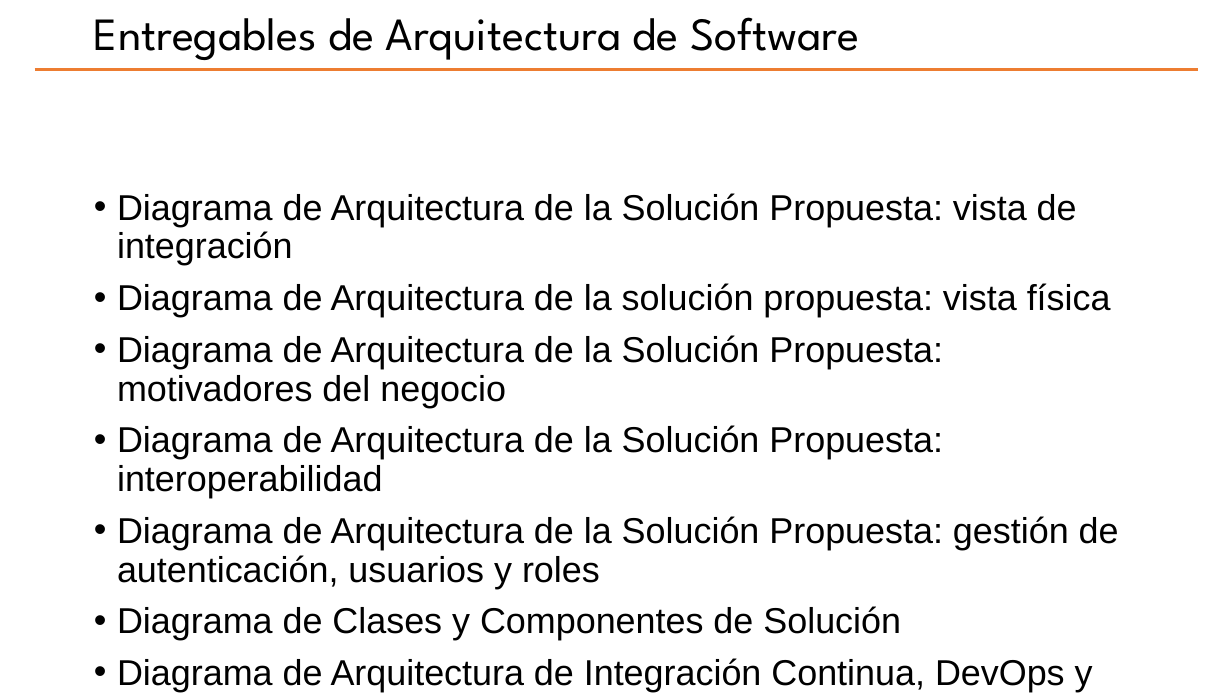
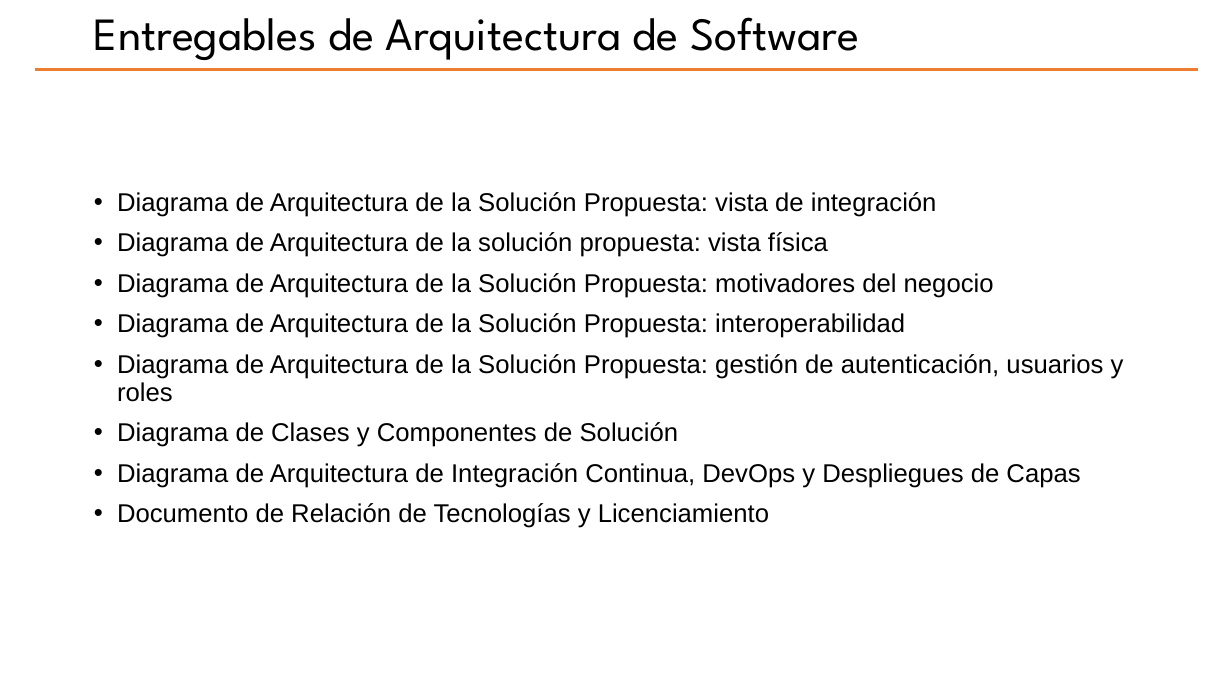
Before and after one commit to hwong23/pgn-078, a slide deck: slide 2 of content/pptxoutpt.pptx. Drawn at 1232x693 pixels with LibreOffice and Linux fonts; fonts in the diff are those of the drawing; background and template pictures are left out. Boxes give left, top, right and bottom in pixels: in the first picture for what was removed or moved away, otherwise in the second. Text is boxed around its words. In the diff, an @@ line names an element or a change of style, - is before the commit and + after.

```diff
--- a/content/pptxoutpt.pptx
+++ b/content/pptxoutpt.pptx
@@ text "Diagrama de Arquitectura de la ..." at <box>117,192,1124,528</box>: size 28 to 20 pt @@
```
Also in this commit, not shown: 15 other slides changed, 1 other file.
